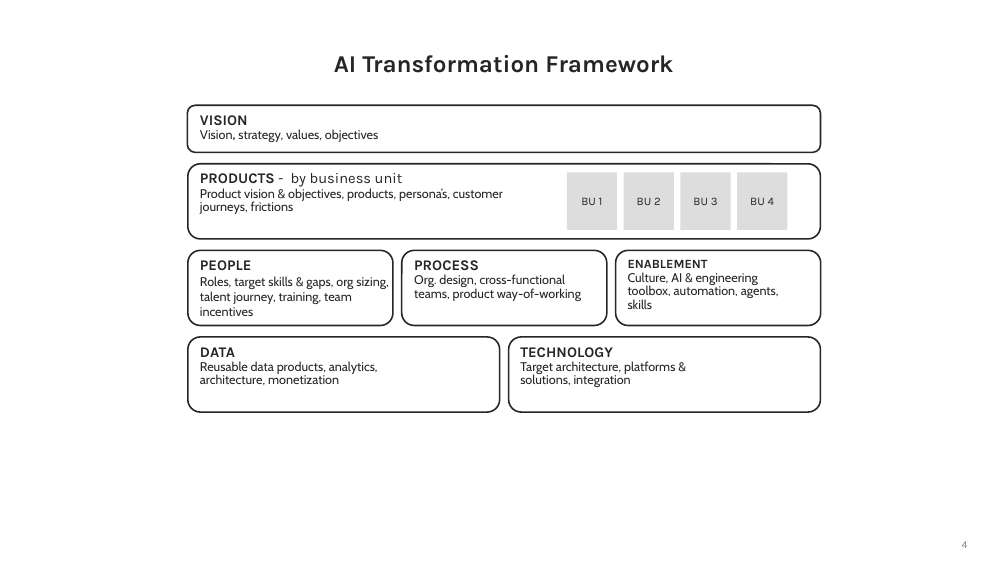
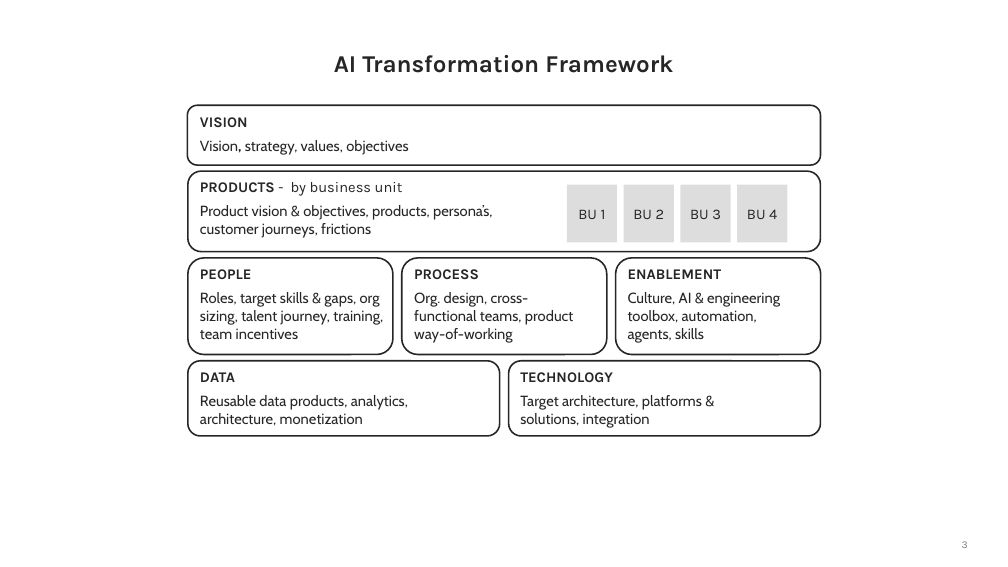
Before and after one commit to shartgers/book, a slide deck: slide 3 of input/AI Transformation framework for European CEO’s.pptx (slide 4 before the commit). Drawn at 1008x567 pixels with LibreOffice and Linux fonts; fonts in the diff are those of the drawing; background and template pictures are left out. Boxes give left, top, right and bottom in pixels: in the first picture for what was removed or moved away, otherwise in the second. Text is boxed around its words. In the diff, an @@ line names an element or a change of style, - is before the commit and + after.

```diff
--- a/input/AI Transformation framework for European CEO’s.pptx
+++ b/input/AI Transformation framework for European CEO’s.pptx
@@ rounded rectangle: place and size @@
-rounded rectangle at [188,105,821,152]
+rounded rectangle at [188,105,821,165]
@@ text "VISION" at [200,117,408,155]: size 12 to 14 pt in "Vision, strategy, values, objectives"; more space between paragraphs; line spacing 13pt to 1 @@
@@ rounded rectangle: place and size @@
-rounded rectangle at [188,164,820,239]
+rounded rectangle at [188,171,820,251]
@@ text "PRODUCTS - by business unit": place and size @@
-text "PRODUCTS - by business unit" at [200,173,503,214]
+text "PRODUCTS - by business unit" at [200,182,492,238]
@@ text "PRODUCTS - by business unit" at [200,182,492,238]: size 12 to 14 pt in "Product vision & objectives, products, persona’s, customer ..."; more space between paragraphs; line spacing 13pt to 1 @@
@@ 4 rectangles: place and size @@
-4 rectangles at [567,172,787,230]
+4 rectangles at [567,185,787,242]
@@ size 11 to 14 pt in 4 elements at [567,185,617,242], [624,185,674,242], [681,185,730,242], [737,185,787,242] @@
@@ rounded rectangle: place and size @@
-rounded rectangle at [188,250,392,325]
+rounded rectangle at [188,258,392,355]
@@ text "PEOPLE": place and size @@
-text "PEOPLE" at [200,260,388,316]
+text "PEOPLE" at [200,269,383,339]
@@ text "PEOPLE" at [200,269,383,339]: size 12 to 14 pt; more space between paragraphs @@
@@ rounded rectangle: place and size @@
-rounded rectangle at [402,250,606,325]
+rounded rectangle at [402,258,606,355]
@@ text "PROCESS": place and size @@
-text "PROCESS" at [414,260,581,301]
+text "PROCESS" at [414,269,573,343]
@@ text "PROCESS" at [414,269,573,343]: size 12 to 14 pt in "Org. design, cross-functional teams, product way-of-working"; more space between paragraphs; line spacing 13pt to 1 @@
@@ rounded rectangle: place and size @@
-rounded rectangle at [616,250,820,325]
+rounded rectangle at [616,258,820,355]
@@ text "ENABLEMENT" at [628,269,780,343]: size 12 to 14 pt; more space between paragraphs; line spacing 13pt to 1 @@
@@ text "ENABLEMENT": place and size @@
-text "ENABLEMENT" at [628,260,779,309]
+text "ENABLEMENT" at [628,269,780,343]
@@ rounded rectangle: place and size @@
-rounded rectangle at [188,337,499,412]
+rounded rectangle at [188,361,499,436]
@@ text "DATA": place and size @@
-text "DATA" at [200,347,378,385]
+text "DATA" at [200,372,408,426]
@@ text "DATA" at [200,372,408,426]: size 12 to 14 pt; more space between paragraphs; line spacing 13pt to 1 @@
@@ rounded rectangle: place and size @@
-rounded rectangle at [509,337,820,412]
+rounded rectangle at [509,361,820,436]
@@ text "TECHNOLOGY": place and size @@
-text "TECHNOLOGY" at [520,347,675,387]
+text "TECHNOLOGY" at [520,372,702,428]
@@ text "TECHNOLOGY" at [520,372,702,428]: size 12 to 14 pt in "Target architecture, platforms & solutions, integration"; more space between paragraphs; line spacing 13pt to 1 @@
```
Also in this commit, not shown: 3 other slides changed, 1 slide removed, 39 other files.
